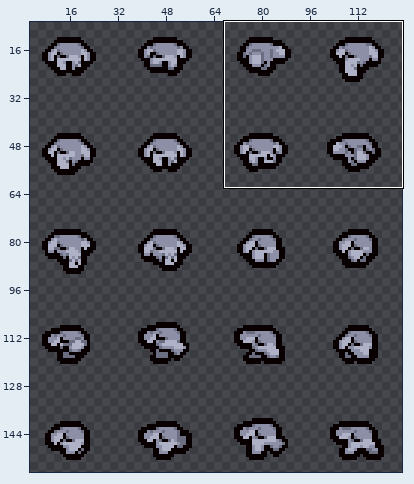
Sprite sheet, stored at resources/gfx/monsters/bloodmind_body.png. Above, an overview of the earlier version with the close-up marked.
Close-up. As it was:
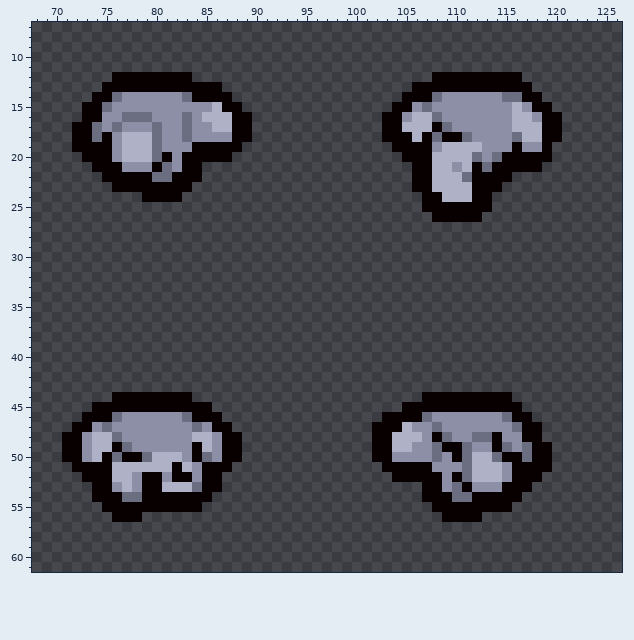
The file is 128x160 pixels. Shown: x 68..126, y 7..61. The old version is drawn lined up with the new one, on the new canvas. The wide view leaves out empty margins. The commit also changed other parts of the picture, which this record leaves out.
The result:
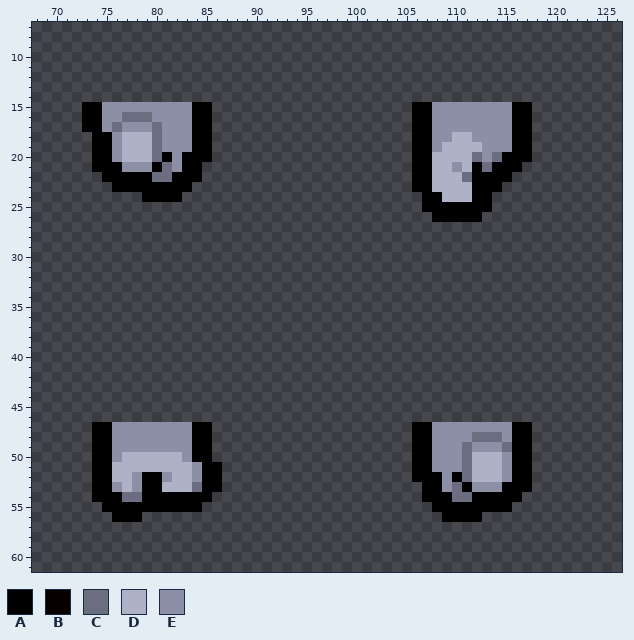
Palette (. is transparent): A #000000  B #080000  C #6b6e80  D #afb2c6  E #8c8fa5
Diff:
canvas 128x160 -> 129x169
@@ x 68..126 @@
 11 ...........................................................
-12 ........BBBBBBBB........................BBBBBBBBB..........
-13 .......BBBBBBBBBBBB...................BBBBBBBBBBBB.........
-14 ......BBCEEEEEECBBBB.................BBBCEEEEEECCBB........
-15 .....BBCEEEEEEEEEEDBB...............BBECEEEEEEEEDEBB.......
-16 .....BBEECCCEEECEDDDBB.............BBEDDCEEEEEEEDDEBB......
-17 ....BBCECEEECEECEEDDBB.............BBDDDBCEEEEEEDDDBB......
-18 ....BBCBEDDDCEECEEEEBB.............BBBDBCBBCEEEECDDBB......
-19 ....BBBBEDDDCEEEBBBBB...............BBBBEDDDDEEEBEEB.......
-20 .....BBBEDDDCBEBBBBB.................BBBDDDDCECBBBBB.......
-21 ......BBBEEEBCEBB.....................BBDDEDBCBBBBB........
-22 .......BBBBBCCBBB.....................BBDDDCBBBB...........
-23 ........BBBBBBBB......................BBDDDDBBB............
-24 ...........BBBB........................BBDDDBB.............
-25 .......................................BBBBBBB.............
-26 ........................................BBBBB..............
+12 ...........................................................
+13 ...........................................................
+14 ...........................................................
+15 .....AAEEEEEEEEEAA....................AAEEEEEEEEAA.........
+16 .....AAEECCCEEEEAA....................AAEEEEEEEEAA.........
+17 .....AAECEEECEEEAA....................AAEEEEEEEEAA.........
+18 ......AAEDDDCEEEAA....................AAEEDDEEEEAA.........
+19 ......AAEDDDCEEEAA....................AAEDDDDEEEAA.........
+20 ......AAEDDDCAEAAA....................AADDDDCECAAA.........
+21 ......AAAEEEACEAA.....................AADDEDACAAA..........
+22 .......AAAAACCAAA.....................AADDDCAAAA...........
+23 ........AAAAAAAA......................AADDDDAAA............
+24 ...........AAAA........................AADDDAA.............
+25 .......................................AAAAAAA.............
+26 ........................................AAAAA..............
 27 ...........................................................
@@ x 68..126 @@
 43 ...........................................................
-44 ........BBBBBBBB.......................BBBBBBBBB...........
-45 ......BBBBBBBBBBBB...................BBBBBBBBBBBB..........
-46 .....BBBCEEEEEECBBB................BBBBCEEEEEEECBB.........
-47 ....BBECEEEEEEEECEBB..............BBBDEECEEEEEEECBB........
-48 ...BBEDDCEEEEEEEDDEBB.............BBDDDEBCEECCBEEBB........
-49 ...BBEDDBCEEEEEEBDEBB.............BBDDEECBBCEEBCECBB.......
-50 ...BBEDBCBBCDDDEBCEBB.............BBEEEECEBCDDCBBCBB.......
-51 ....BBBBDDDDDDBDEBBB...............BBBBBEEECDDDEBBBB.......
-52 .....BBBDDEBBEBBEBB.................BBBBBEBCDDDEBBB........
-53 ......BBEDEBBDDDCBB....................BBECBEEEBBB.........
-54 ......BBBCCBBBBBBB.....................BBBCCBBBBB..........
-55 .......BBBBBBBBBB.......................BBBBBBBB...........
-56 ........BBB..............................BBBB..............
+44 ...........................................................
+45 ...........................................................
+46 ...........................................................
+47 ......AAEEEEEEEEAA....................AAEEEEEEEEAA.........
+48 ......AAEEEEEEEEAA....................AAEEEECCCEAA.........
+49 ......AAEEEEEEEEAA....................AAEEECEEECAA.........
+50 ......AAEDDDDDDEAA....................AAEEECDDDEAA.........
+51 ......AADDDDDDDDEAA...................AAEEECDDDEAA.........
+52 ......AADDEAAEDDEAA...................AAAEACDDDEAA.........
+53 ......AAEDEAADDDCAA....................AAECAEEEAAA.........
+54 ......AAACCAAAAAAA.....................AAACCAAAAA..........
+55 .......AAAAAAAAAA.......................AAAAAAAA...........
+56 ........AAA..............................AAAA..............
 57 ...........................................................
Changed places in both close-ups, as pixel boxes (x1, y1, x2, y2):
changed: (72, 72, 252, 202)
changed: (382, 72, 562, 222)
changed: (62, 392, 242, 522)
changed: (372, 392, 552, 522)
